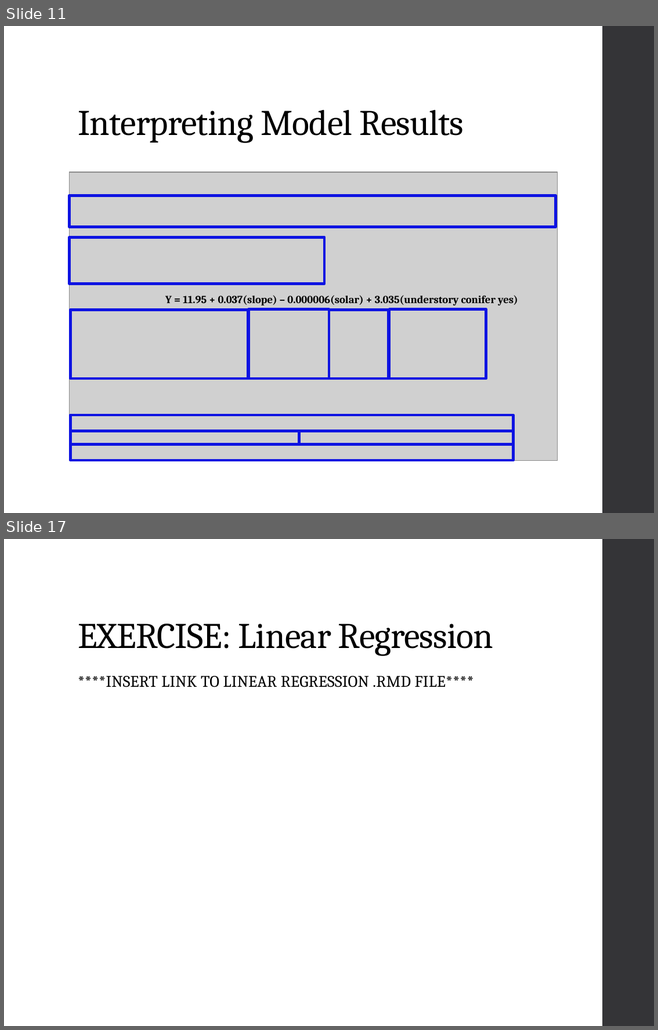
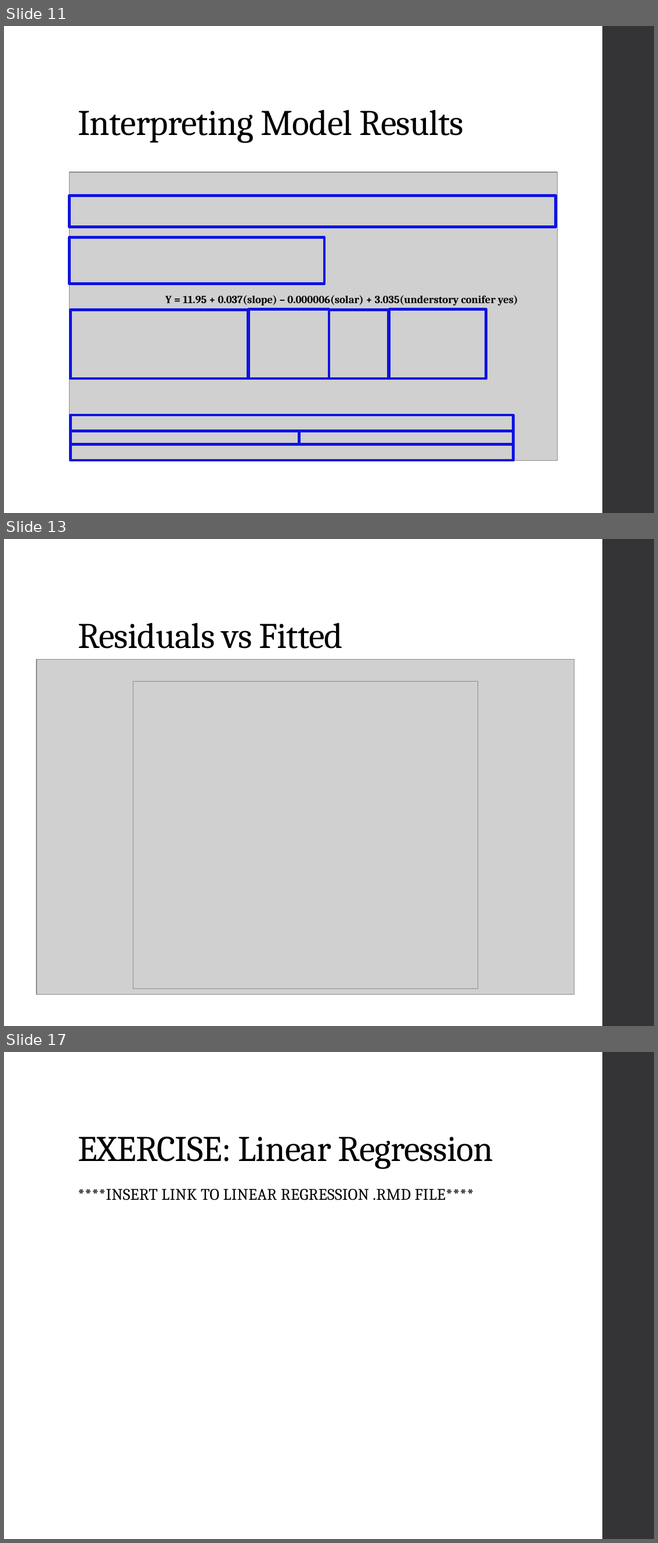
Before and after one commit to ncss-tech/stats_for_soil_survey, a slide deck: presentations/linear_regression/Linear_regression.pptx. Shown one above the other, each under a label of ours: slides 11 and 17 before the commit, slides 11, 13 and 17 after it; the slides between them are not shown. The pictures are 658x1030 and 658x1543 pixels, drawn with LibreOffice and Linux fonts; fonts in the diff are those of the drawing; grey boxes stand for pictures. Boxes give left, top, right and bottom in pixels: in the first picture for what was removed or moved away, otherwise in the second. Text is boxed around its words. In the diff, an @@ line names an element or a change of style, - is before the commit and + after.

```diff
--- a/presentations/linear_regression/Linear_regression.pptx
+++ b/presentations/linear_regression/Linear_regression.pptx
@@ slide 13 added at (4,539,654,1026), background #FFFFFF; not listed: 1 template element that a slide beside it also shows @@
@@ title added at (78,623,343,649), 40 pt, text #000000 @@
+Residuals vs Fitted
@@ picture added at (36,659,574,995) @@
@@ picture added at (133,682,477,989) @@
```
Also in this commit, not shown: 4 slides changed, 1 slide removed.
